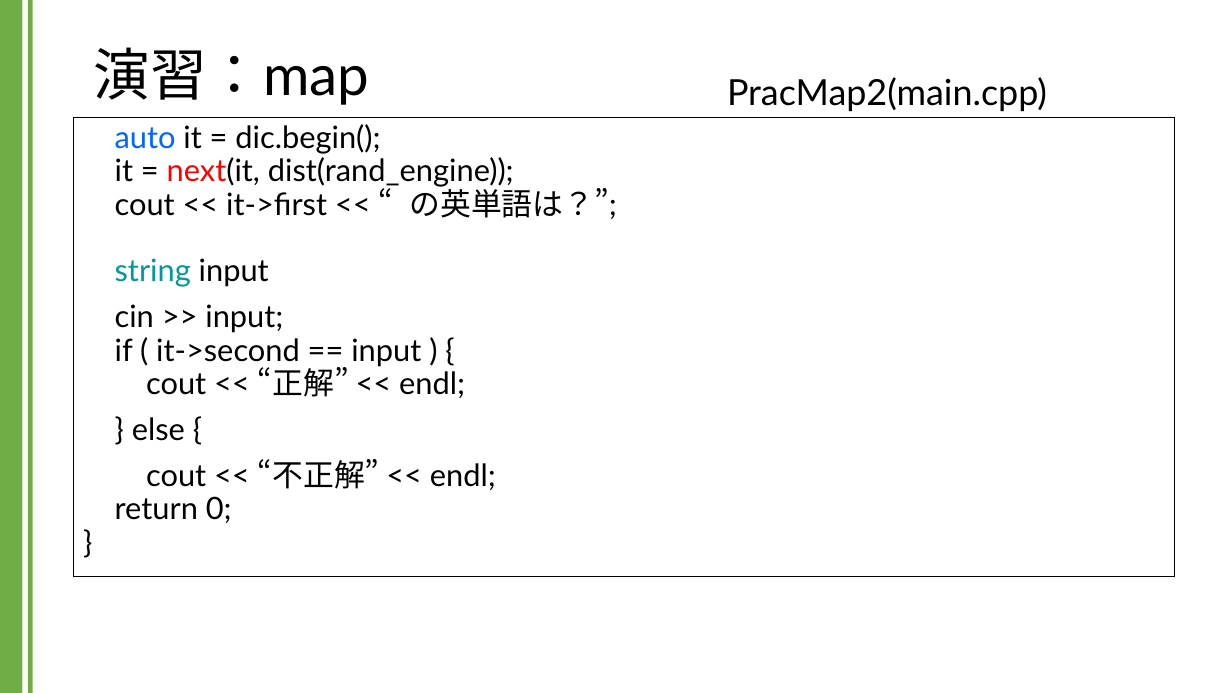
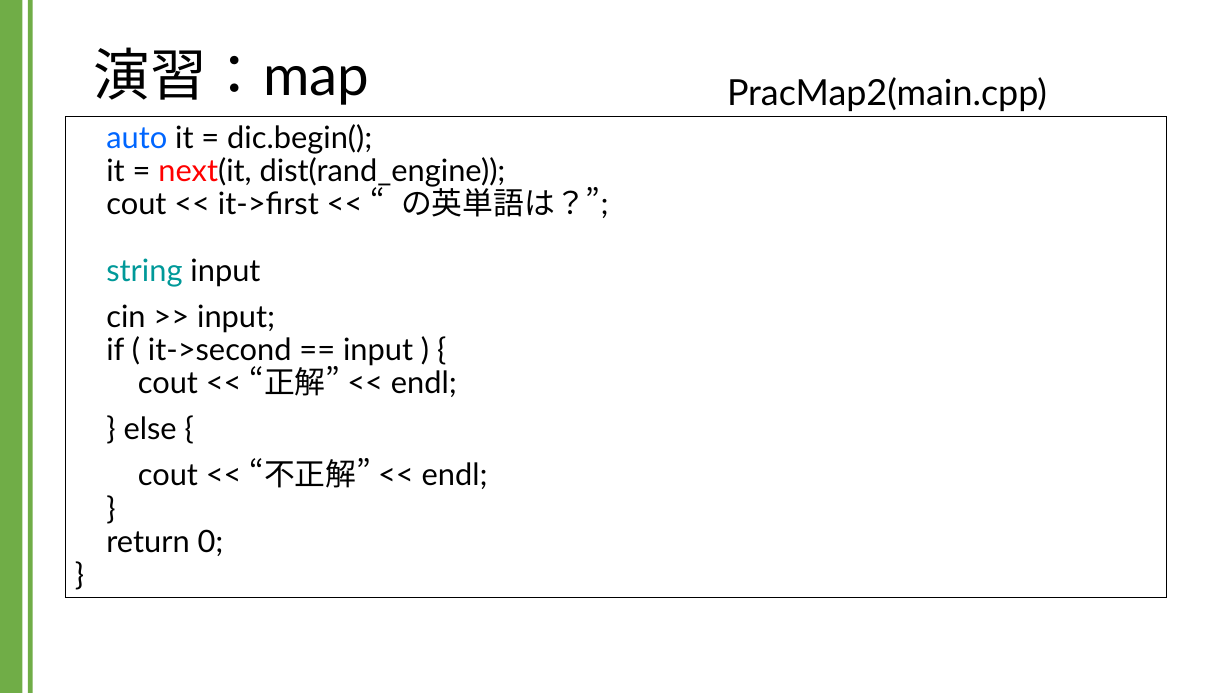
Before and after one commit to kic-murata/cpp2024, a slide deck: slide 22 of 授業資料/演習課題：map.pptx. Drawn at 1232x693 pixels with LibreOffice and Linux fonts; fonts in the diff are those of the drawing. Boxes give left, top, right and bottom in pixels: in the first picture for what was removed or moved away, otherwise in the second. Text is boxed around its words. In the diff, an @@ line names an element or a change of style, - is before the commit and + after.

```diff
--- a/授業資料/演習課題：map.pptx
+++ b/授業資料/演習課題：map.pptx
@@ text "auto it = dic.begin(); it ...": place and size @@
-text "auto it = dic.begin(); it ..." at bbox=[74, 117, 1175, 577]
+text "auto it = dic.begin(); it ..." at bbox=[66, 116, 1166, 598]
@@ text at bbox=[106, 458, 488, 556]: text changed @@
-cout << “不正解” << endl;
-return 0;
-}
+cout << “不正解” << endl;
+}
+return 0;
+}
```
Also in this commit, not shown: 1 other file.
